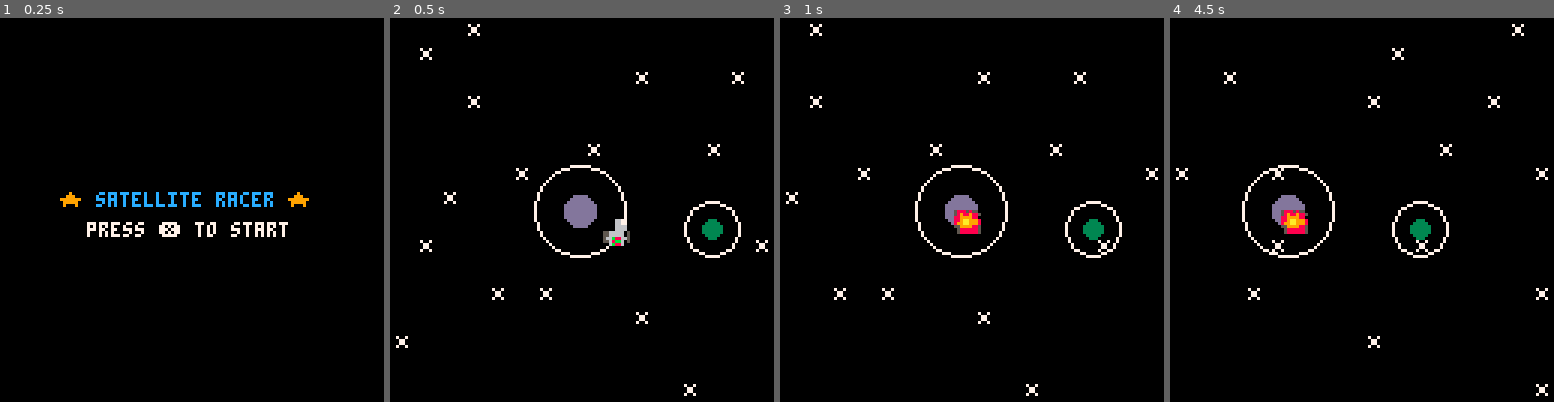
Above: before the commit, frames 1-4 (left to right).
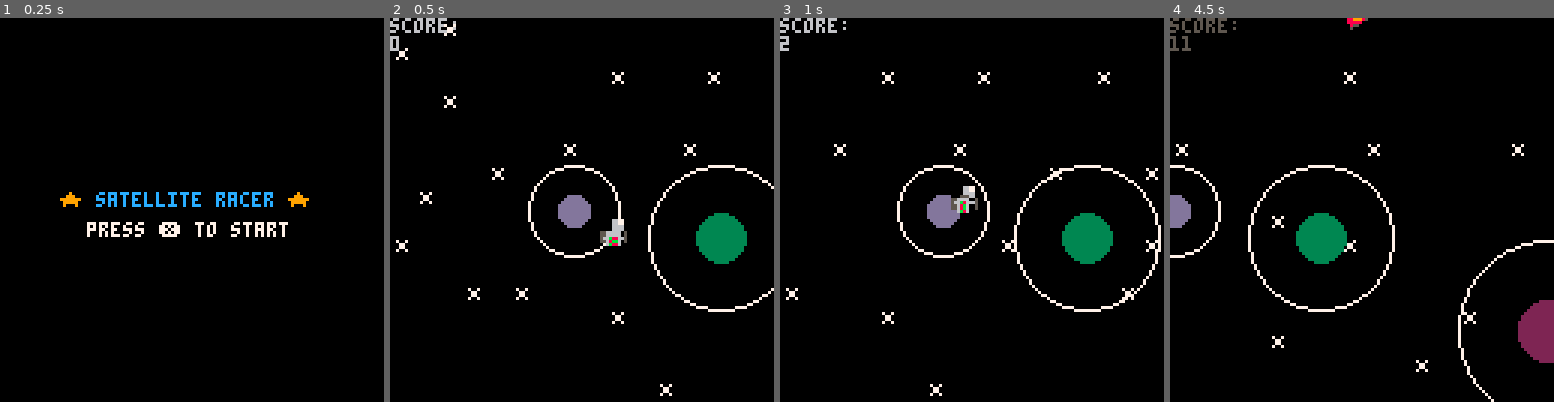
Above: after the commit, the same moments.

Repository: jackawackadoo/Sattelite_Racer
Game: PICO-8 cartridge sattelite_racer.p8
Same seed, same stepped clock (60 frames per second), same inputs: the game is played once before the commit and once after it.
Inputs:
- Up to frame 1 (0.25 s): no input
- Up to frame 2 (0.5 s): tap X (X key) at 0.33 s
- Up to frame 3 (1 s): tap O (Z key) at 0.7 s
- Up to frame 4 (4.5 s): tap X (X key) at 1.07, 1.85, 2.97, 4.08 s; hold Right 1.6-2.1 s; tap O (Z key) every 0.4 s from 1.7 to 4.1 s; hold Right 2.47-3.03 s; hold Left 3.08-3.58 s; hold Right from 4.02 s (still down)

Frame 1 is identical in both runs. In frame 2, 5.0% of the frame differs, in the area x 0-100%, y 0-99%; in frame 3, 5.7%; in frame 4, 7.6%, in the area x 0-100%, y 0-100%.

Commit message:
most stuff works, collisions are fucked

Diff:
--- a/sattelite_racer.p8
+++ b/sattelite_racer.p8
@@ -7,6 +7,7 @@
 -- outdated variables
 -- to be removed when gravity
 -- is added
+score = 0
 radius = 30
 originx = 64
 originy = 64
@@ -106,14 +107,17 @@
 -- each element is a planet list
 -- that contains:
 -- x pos, y pos, radius, color
-planet_idx = 0
 mars = {x = 64, y = 64, radius = 5, c = flr(rnd(15))+1}
 planets = {}
 planets[0] = mars
 atmosphere_r = 3
 collided = false
 grav_idx = 0
-
+planets_rmvd = 0
+collision_type = -1
+orbit_speed = 8
+hypotenuse = -1
+hypotenuse_c = -1
 
 function draw_planet(p_)
 	atmosphere = p_.radius * atmosphere_r
@@ -122,42 +126,45 @@
 end
 
 function add_planet()
-	local p_x = flr(rnd(50)) + planets[planet_idx].x + 40
-	local p_y = flr(rnd(90)) + 38
-	local p_r = flr(rnd(13) +3)
+	local p_r = flr(rnd(9)) +3
+	local p_x = flr(rnd(50)) + planets[count(planets)].x + 40 + (0.6 * p_r)
+	local p_y = flr(rnd(80)) + 40 - p_r
 	local p_c = flr(rnd(15)) + 1
 	local pluto = {x = p_x, y = p_y, radius = p_r, c = p_c}
 	add(planets, pluto)
-	planet_idx += 1
 end
 
 function rmv_planet()
-	deli(planets, 1)
-	planet_idx -= 1
+	deli(planets, 0)
+	planets_rmvd += 1
 end
 
 
 -- is this planet's gravity
 -- acting on the satellite?
 function check_gravity(sat)
-	t_x = abs(sat.x - sat.planet.x)
-	t_y = abs(sat.y - sat.planet.y)
-	t_h = flr(sqrt((t_x^2) + (t_y^2)))
-
-	if (t_h > sat.planet.radius and t_h < ((sat.planet.radius * atmosphere_r)+4)) then
-		-- trnasition from out of
-		-- gravity to in gravity
-		if not (sat.gravity) then
-			sat.radius = sat.planet.radius * atmosphere_r
-			if (clock_dir(sat)) then
-				sat.speed = 8
-			else
-				sat.speed = -8
+	--for p = 0, count(planets) do
+		--t_x = abs(sat.x - planets[p].x)
+		--t_y = abs(sat.y - planets[p].y)
+		t_x = abs(sat.x - sat.planet.x)
+		t_y = abs(sat.y - sat.planet.y)
+		t_h = flr(sqrt((t_x^2) + (t_y^2)))
+		hypotenuse = t_h
+		if (t_h > sat.planet.radius and t_h < ((sat.planet.radius * atmosphere_r)+4)) then
+--			sat.planet = planets[p]
+			-- transition from out of
+			-- gravity to in gravity
+			if not (sat.gravity) then
+				sat.radius = (sat.planet.radius * atmosphere_r)
+				if (clock_dir(sat)) then
+					sat.speed = orbit_speed
+				else
+					sat.speed = orbit_speed * -1
+				end
+				sat.launch_available = true
 			end
-			sat.launch_available = true
-		end
-		sat.gravity = true
-		--sat.launch_angle = 0
+			sat.gravity = true
+			--sat.launch_angle = 0
 
 	else
 
@@ -170,14 +177,24 @@
 function check_collision(sat)
 	t_x = abs(sat.x - sat.planet.x)
 	t_y = abs(sat.y - sat.planet.y)
-	t_h = flr(sqrt((t_x^2) + (t_y^2)))
-
-	if (t_h <= sat.planet.radius or sat.y < 0 or sat.x < 0) then
+	t_h = flr(sqrt((t_x^2) + (t_y^2))) + 2
+	hypotenuse = t_h
+
+
+	if ((t_h <= sat.planet.radius and x < 128 and not (hypotenuse == 0)) or sat.y < 0 or sat.x < 0) then
 		-- collision happened, game over
 		if not (collided) then
 			sfx(1)
 			collided = true
 		end
+		if(t_h <= sat.planet.radius) then
+			hypotenuse_c = t_h
+			collision_type = 1
+		elseif (sat.x < 0) then
+			collision_type = 2
+		else
+			collision_type = 3
+		end
 		return true
 	else
 
@@ -189,11 +206,8 @@
 -- planet, check if satellite
 -- is in the atmosphere of one
 function current_planet(sat)
-	local shortest_d = 1000000
+	local shortest_d = 10000
 	for p = 0, count(planets) do
-		print("checking planet:")
-		print(p)
-		print(planets[0].x)
 		t_x = abs(sat.x - planets[p].x)
 		t_y = abs(sat.y - planets[p].y)
 		t_h = flr(sqrt((t_x^2) + (t_y^2)))
@@ -244,9 +258,14 @@
 	-- update x and y
 	-- check gravity
 	-- edit radius
+	--update_pos(sat)
 end
 
 function update_pos(sat)
+if (collided) then
+	sat.x -= scroll_rate
+	return
+end
 	if (sat.launch_angle < 0) then
 		sat.launch_angle += 1
 	end
@@ -304,22 +323,25 @@
 -->8
 -- regular updates
 
-scroll_rate = 0.2
+scroll_rate = 0.5
 map_pos = 0
+planet_timer = 0
+planet_trigger = 54 / scroll_rate
 
 function update_map()
+	planet_timer += 1
+	if (planet_timer % 10 == 0) then
+		current_planet(satellite)
+		score += 1
+	end
 	-- sidescroll and redraw everything!
 	update_planets()
-	update_sat()
+--	update_sat(satellite)
 	map_pos += scroll_rate * 0.7
-	if (planet_idx > 0) then
-		if (planets[planet_idx].x + (radius * atmosphere_r)) then
-			--rmv_planet()
-			--add_planet()
-		end
-	else
-		add_planet()
-	end
+	if (map_pos >= 96) then
+		map_pos = 0
+	end
+
 
 end
 
@@ -329,6 +351,16 @@
 	for p = 0, count (planets) do
 		planets[p].x -= scroll_rate
 	end
+	if (count(planets) > 1) then
+		if (planet_timer > planet_trigger) then
+			add_planet()
+			rmv_planet()
+			planet_timer = 0
+		end
+	else
+		add_planet()
+	end
+
 end
 
 function update_sat()
@@ -342,6 +374,8 @@
 function draw_map()
 		cls()
 		map(map_pos,0, 0, 0, 128, 128)
+		print("score: ")
+		print(score)
 		draw_planets()
 		rspr(s*8,0,8,8,satellite.angle,satellite.x,satellite.y,size,size)
 
